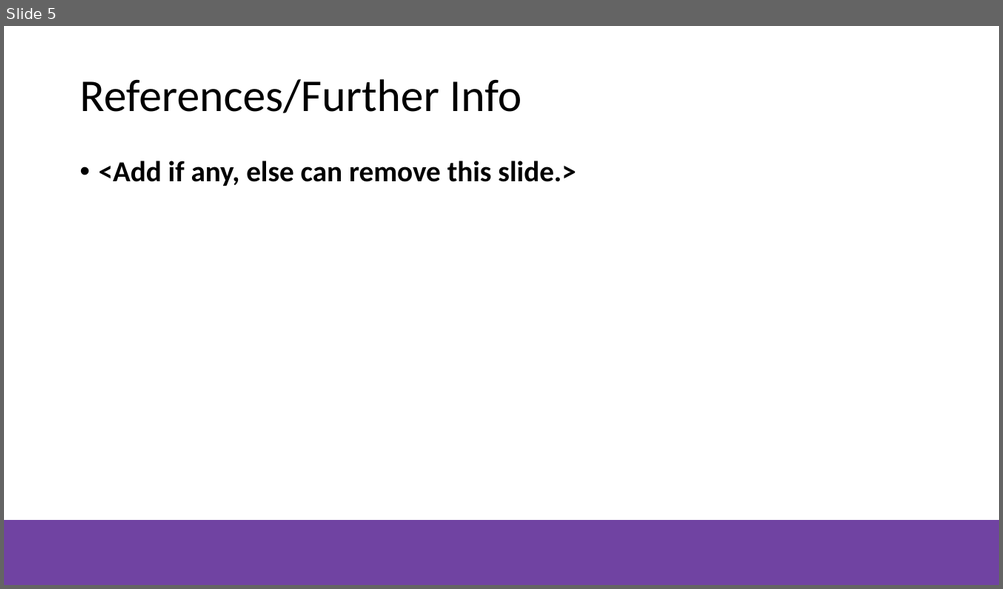
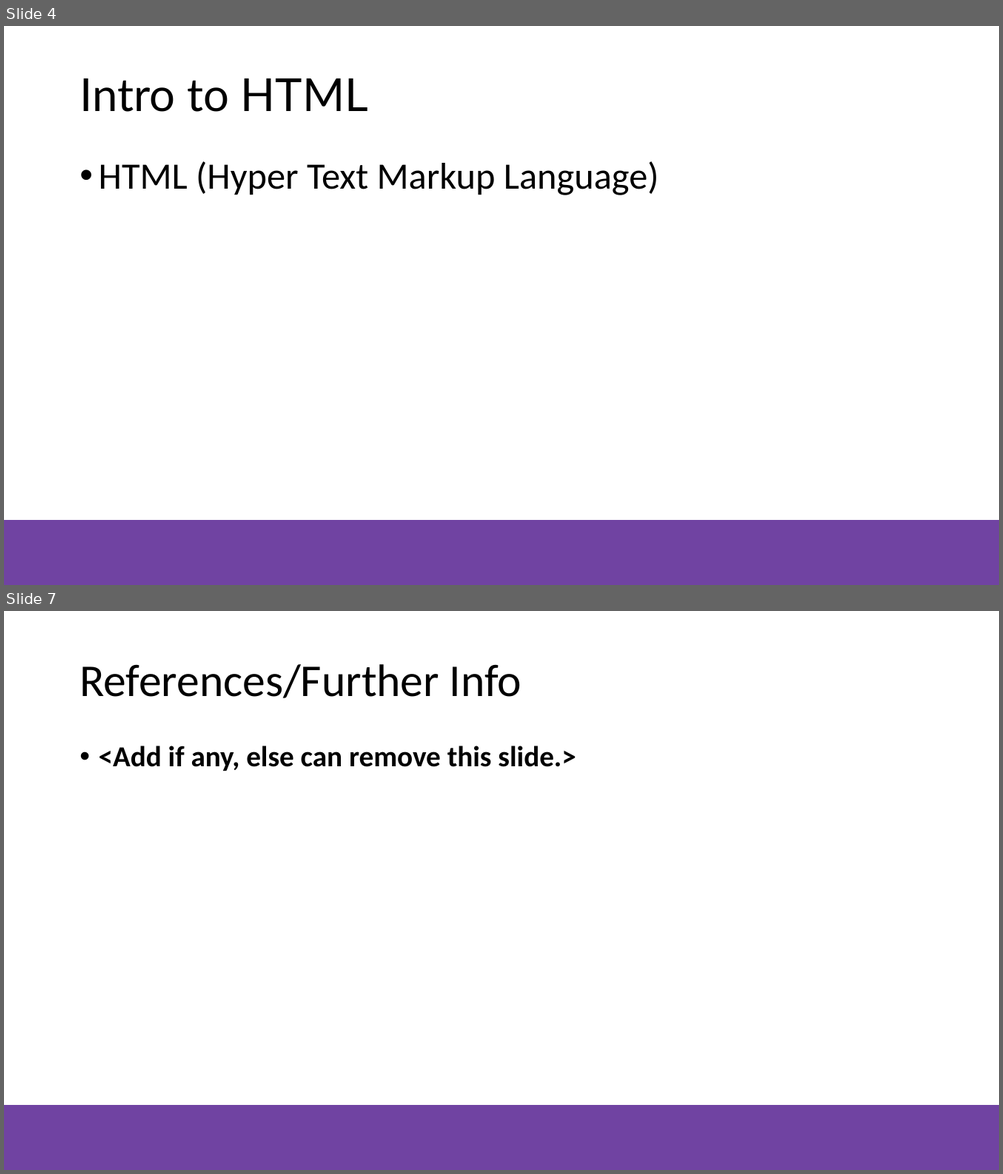
Before and after one commit to NZMSA/2021-introduction-to-general-software-development, a slide deck: html-css-javascript/MSA-Presentation-template.pptx. Shown one above the other, each under a label of ours: slide 5 before the commit, slides 4 and 7 after it; the slides between them are not shown. The pictures are 1003x589 and 1003x1174 pixels, drawn with LibreOffice and Linux fonts; fonts in the diff are those of the drawing; background and template pictures are left out. Boxes give left, top, right and bottom in pixels: in the first picture for what was removed or moved away, otherwise in the second. Text is boxed around its words. In the diff, an @@ line names an element or a change of style, - is before the commit and + after.

```diff
--- a/html-css-javascript/MSA-Presentation-template.pptx
+++ b/html-css-javascript/MSA-Presentation-template.pptx
@@ slide 4 added at bbox=[4, 26, 999, 585], background #FFFFFF; not listed: 1 template element that a slide beside it also shows @@
@@ title added at bbox=[79, 79, 368, 112], 44 pt, text #000000 @@
+Intro to HTML
@@ text added at bbox=[99, 161, 659, 195], 36 pt, text #000000 @@
+• HTML (Hyper Text Markup Language)
@@ what was slide 5 is now slide 7 @@
```
Also in this commit, not shown: 2 slides changed, 3 other slides added, 2 slides removed, 3 other files.
